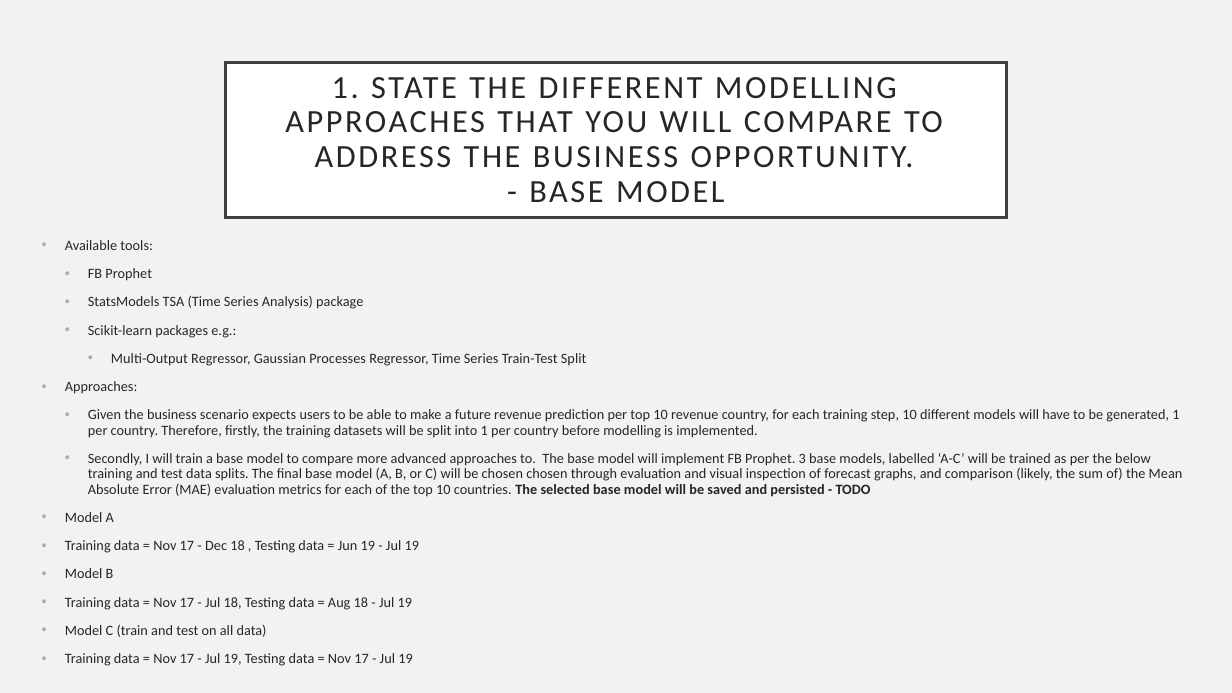
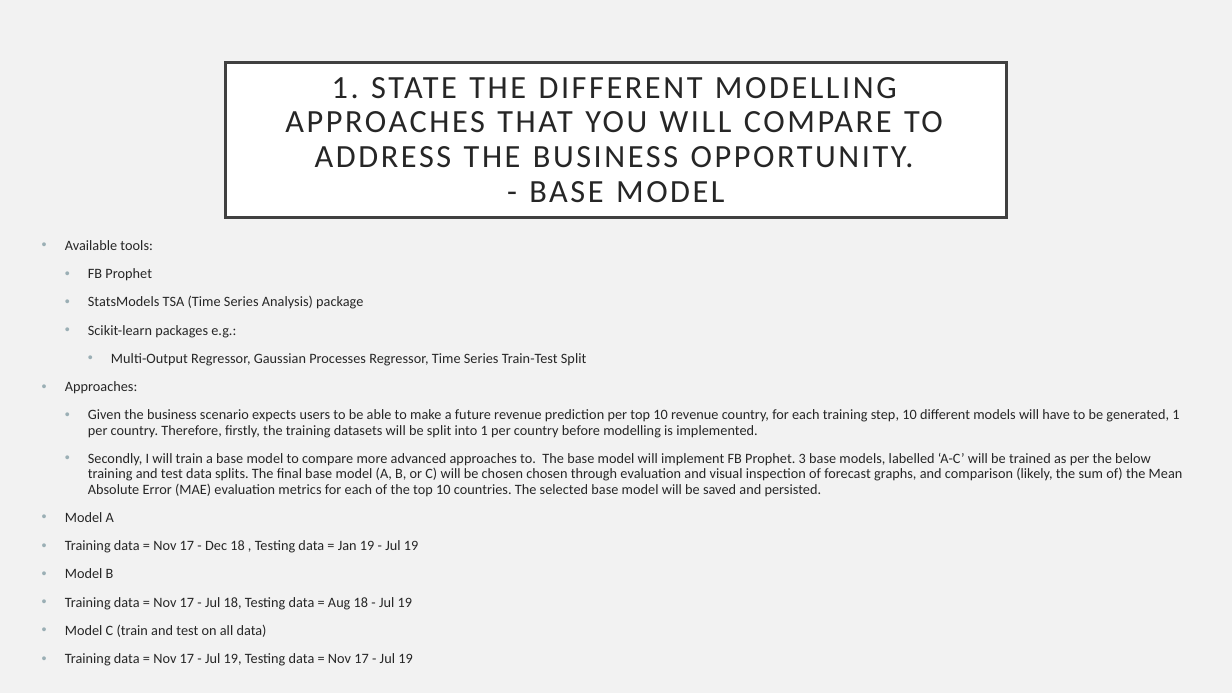
Before and after one commit to richardcure/capstone, a slide deck: slide 3 of Part 2 Model Building and Investigation/AAVAiL Revenue Prediction - Model Building and Selection Report.pptx. Drawn at 1232x693 pixels with LibreOffice and Linux fonts; fonts in the diff are those of the drawing. Boxes give left, top, right and bottom in pixels: in the first picture for what was removed or moved away, otherwise in the second. Text is boxed around its words. In the diff, an @@ line names an element or a change of style, - is before the commit and + after.

```diff
--- a/Part 2 Model Building and Investigation/AAVAiL Revenue Prediction - Model Building and Selection Report.pptx
+++ b/Part 2 Model Building and Investigation/AAVAiL Revenue Prediction - Model Building and Selection Report.pptx
@@ text at [88,453,1183,497]: text changed @@
-  • Secondly, I will train a base model to compare more advanced approaches to. The base model will implement FB Prophet. 3 base models, labelled ‘A-C’ will be trained as per the below training and test data splits. The final base model (A, B, or C) will be chosen chosen through evaluation and visual inspection of forecast graphs, and comparison (likely, the sum of) the Mean Absolute Error (MAE) evaluation metrics for each of the top 10 countries. The selected base model will be saved and persisted - TODO
+  • Secondly, I will train a base model to compare more advanced approaches to. The base model will implement FB Prophet. 3 base models, labelled ‘A-C’ will be trained as per the below training and test data splits. The final base model (A, B, or C) will be chosen chosen through evaluation and visual inspection of forecast graphs, and comparison (likely, the sum of) the Mean Absolute Error (MAE) evaluation metrics for each of the top 10 countries. The selected base model will be saved and persisted.
@@ text at [65,540,418,553]: text changed @@
-• Training data = Nov 17 - Dec 18 , Testing data = Jun 19 - Jul 19
+• Training data = Nov 17 - Dec 18 , Testing data = Jan 19 - Jul 19
```
Also in this commit, not shown: 2 other files.
